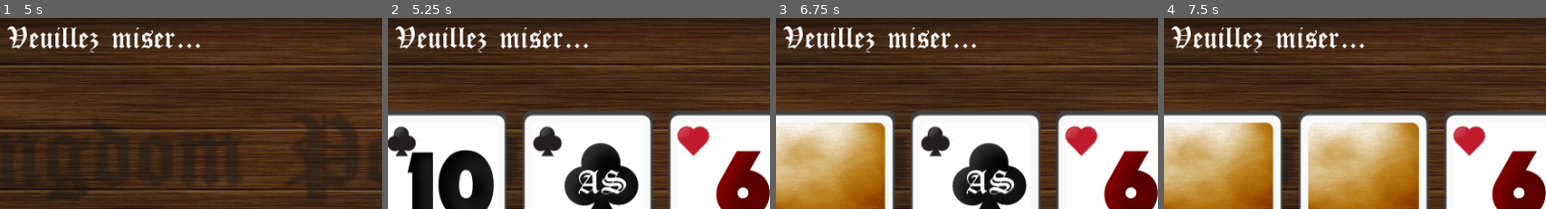
Above: before the commit, frames 1-4 (left to right).
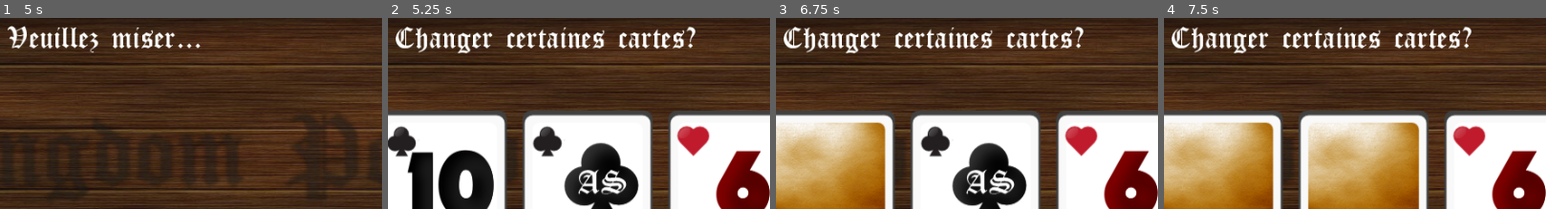
Above: after the commit, the same moments.

Repository: ubermanu/kingdom-poker
Game: Godot game, scene res://Game.tscn
Same seed, same stepped clock (60 frames per second), same inputs: the game is played once before the commit and once after it.
Inputs (mouse positions are % of the whole screen's width and height, from its top left):
- Up to frame 1 (5 s): tap Enter at 0.5, 2.75 s; drag from (96, 93) to (4, 93) at 0.52 s; tap Space at 1.25 s; drag from (21, 83) to (96, 93) at 1.27 s; move the mouse to (35, 83) at 2.02 s; click (35, 83) at 2.17 s; drag from (50, 83) to (4, 93) at 2.77 s; drag from (65, 83) to (8, 11) at 3.52 s; drag from (79, 83) to (8, 11) at 4.27 s
- Up to frame 2 (5.25 s): tap Space at 5 s; click (8, 11) at 5.17 s
- Up to frame 3 (6.75 s): tap Enter at 5.75 s; drag from (12, 54) to (30, 55) at 5.77 s; tap Space at 6.5 s; drag from (31, 54) to (96, 93) at 6.52 s
- Up to frame 4 (7.5 s): drag from (50, 54) to (96, 93) at 7.27 s
The pictures show only the part of the screen within x 24-74%, y 13-63%; the shares and areas given below are measured in that part.

Frame 1 is identical in both runs. In frame 2, 4.3% of the frame differs, in the area x 2-81%, y 4-19%; in frame 3, 4.3%; in frame 4, 4.3%.

Commit message:
Update messages and setup real rounds

Diff:
--- a/Game.gd
+++ b/Game.gd
@@ -16,8 +16,6 @@
 	$TokenList/Token2.connect("bet", self, "bet")
 	$TokenList/Token3.connect("bet", self, "bet")
 	$TokenList/Token4.connect("bet", self, "bet")
-	set_bank(bank)
-	set_pot(pot)
 	runtime()
 
 func set_bank(amount):
@@ -35,6 +33,8 @@
 
 func runtime():
 	# Reset setup
+	set_bank(bank)
+	set_pot(pot)
 	$TokenList.visible = false
 	$Board.visible = false
 	flip_cards(true)
@@ -42,6 +42,7 @@
 	update_cards()
 
 	# Show token list
+	$Message.text = "Veuillez miser..."
 	$TokenList.visible = true
 	$TokenList/Token.draggable = true
 	$TokenList/Token2.draggable = true
@@ -49,15 +50,23 @@
 	$TokenList/Token4.draggable = true
 	yield(self, "step_finished")
 
+	# Select cards to swap
+	$Message.text = "Changer certaines cartes?"
 	$TokenList.visible = false
 	$Board.visible = true
 	flip_cards(false)
 	yield(self, "step_finished")
 
+	# Result
+	# TODO: Generate result according to card combos
+	flip_cards(false)
+	$Message.text = "Perdu, on retente sa chance?"
+
 	if bank <= 0:
 		# TODO: End game
 		pass
 
+	yield(self, "step_finished")
 	runtime()
 
 func update_cards():
